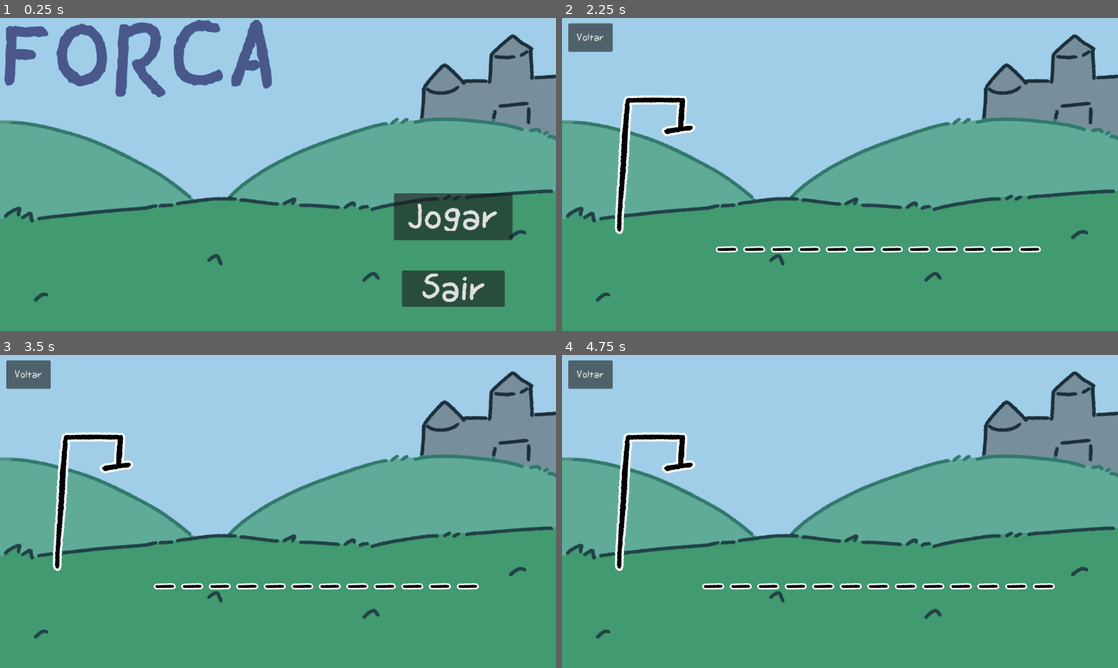
Above: before the commit, frames 1-4 (two rows, left to right).
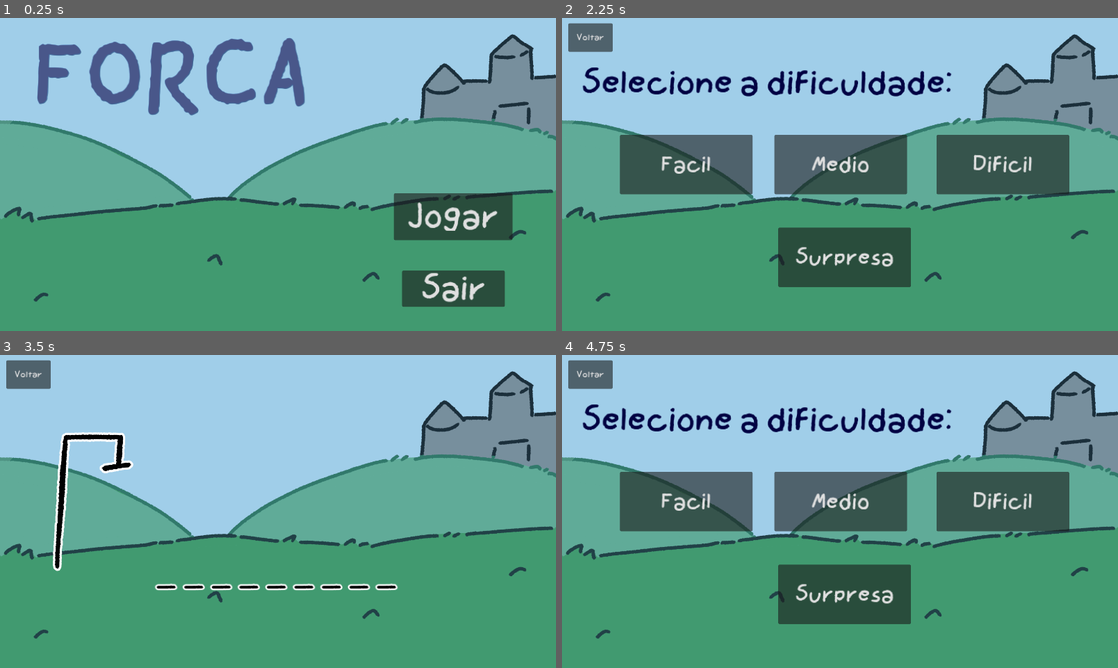
Above: after the commit, the same moments.

Repository: Giu-11/Forca
Game: Godot game, scene res://main.tscn
Same seed, same stepped clock (60 frames per second), same inputs: the game is played once before the commit and once after it.
Inputs (mouse positions are in pixels of both pictures, inside the frame that each line leads up to):
- Up to frame 1 (0.25 s): no input
- Up to frame 2 (2.25 s): click "Jogar" at 0.5 s; click "Voltar" at 1.25 s; click "Jogar" at 2 s
- Up to frame 3 (3.5 s): click (122, 502) at 2.75 s, where only the run after the commit has a clickable "Facil"
- Up to frame 4 (4.75 s): click "Voltar" at 3.5 s; click "Jogar" at 4.25 s

The runs differ from the first frame. In frame 1, 7.2% of the frame differs, in the area x 0-97%, y 0-91%; in frame 2, 22%; in frame 3, 1.0%; in frame 4, 22%, in the area x 2-97%, y 4-86%.

Commit message:
adicionadas dificuldades

Diff:
--- /dev/null
+++ b/dados.gd
@@ -0,0 +1,3 @@
+extends Node
+
+var dificuldade = 'n'
--- a/jogo.gd
+++ b/jogo.gd
@@ -1,6 +1,9 @@
 extends Node2D
 
-var file = "res://outros_assets/br-sem-acentos.txt"
+var dificil = "res://outros_assets/dificil.txt"
+var medio = "res://outros_assets/medio.txt"
+var facil = "res://outros_assets/facil.txt"
+var surpresa = "res://outros_assets/br-sem-acentos.txt"
 var rng = RandomNumberGenerator.new()
 var palavra = []
 var palavrarevelada = []
@@ -14,7 +17,17 @@
 
 
 func _ready():
-	var f = FileAccess.open(file, FileAccess.READ)
+	var arq
+	match Dados.dificuldade:
+		'd':
+			arq = dificil
+		'm':
+			arq = medio
+		'f':
+			arq = facil
+		_:
+			arq = surpresa
+	var f = FileAccess.open(arq, FileAccess.READ)
 	var tamanho = f.get_length()
 	hp = 6
 	print(tamanho)
--- a/main.gd
+++ b/main.gd
@@ -1,7 +1,7 @@
 extends Node2D
 
 func _on_button_pressed():
-	get_tree().change_scene_to_file("res://jogo.tscn")
+	get_tree().change_scene_to_file("res://selecao_dificuldade.tscn")
 
 
 func _on_sair_pressed():
--- a/main.tscn
+++ b/main.tscn
@@ -41,10 +41,10 @@
 anchor_top = 0.5
 anchor_right = 0.5
 anchor_bottom = 0.5
-offset_left = 68.0
-offset_top = 22.0
-offset_right = 638.0
-offset_bottom = 192.0
+offset_left = 136.0
+offset_top = 60.0
+offset_right = 706.0
+offset_bottom = 230.0
 grow_horizontal = 2
 grow_vertical = 2
 theme_override_colors/font_color = Color(0.2862, 0.34119, 0.54, 1)
--- a/project.godot
+++ b/project.godot
@@ -15,12 +15,16 @@
 config/features=PackedStringArray("4.2", "Mobile")
 config/icon="res://outros_assets/icone.png"
 
+[autoload]
+
+Dados="*res://dados.gd"
+
 [display]
 
 window/size/mode=3
 window/size/initial_position_type=0
 window/size/borderless=true
-window/stretch/mode="viewport"
+window/stretch/mode="canvas_items"
 window/stretch/aspect="expand"
 
 [rendering]
--- /dev/null
+++ b/selecao_dificuldade.gd
@@ -0,0 +1,35 @@
+extends Node2D
+
+
+# Called when the node enters the scene tree for the first time.
+func _ready():
+	pass # Replace with function body.
+
+
+# Called every frame. 'delta' is the elapsed time since the previous frame.
+func _process(delta):
+	pass
+
+
+func _on_voltar_pressed():
+	get_tree().change_scene_to_file("res://main.tscn")
+
+
+func _on_surpresa_pressed():
+	Dados.dificuldade = 's'
+	get_tree().change_scene_to_file("res://jogo.tscn")
+
+
+func _on_dificil_pressed():
+	Dados.dificuldade = 'd'
+	get_tree().change_scene_to_file("res://jogo.tscn")
+
+
+func _on_medio_pressed():
+	Dados.dificuldade = "m"
+	get_tree().change_scene_to_file("res://jogo.tscn")
+
+
+func _on_facil_pressed():
+	Dados.dificuldade = "f"
+	get_tree().change_scene_to_file("res://jogo.tscn")
--- /dev/null
+++ b/selecao_dificuldade.tscn
@@ -0,0 +1,83 @@
+[gd_scene load_steps=4 format=3 uid="uid://d1hbosawlplqs"]
+
+[ext_resource type="FontFile" uid="uid://b6y5a14m0e5if" path="res://outros_assets/Myfont-Regular.ttf" id="1_a8s5i"]
+[ext_resource type="Script" path="res://selecao_dificuldade.gd" id="1_ip23p"]
+[ext_resource type="PackedScene" uid="uid://cbvpibdtq2glc" path="res://bg.tscn" id="2_7q6ao"]
+
+[node name="selecao_dificuldade" type="Node2D"]
+script = ExtResource("1_ip23p")
+
+[node name="facil" type="Button" parent="."]
+offset_left = 120.0
+offset_top = 242.0
+offset_right = 395.0
+offset_bottom = 365.0
+theme_override_fonts/font = ExtResource("1_a8s5i")
+theme_override_font_sizes/font_size = 40
+text = "Facil"
+
+[node name="Bg" parent="." instance=ExtResource("2_7q6ao")]
+
+[node name="medio" type="Button" parent="."]
+offset_left = 440.0
+offset_top = 242.0
+offset_right = 715.0
+offset_bottom = 365.0
+theme_override_fonts/font = ExtResource("1_a8s5i")
+theme_override_font_sizes/font_size = 40
+text = "Medio"
+
+[node name="dificil" type="Button" parent="."]
+anchors_preset = 8
+anchor_left = 0.5
+anchor_top = 0.5
+anchor_right = 0.5
+anchor_bottom = 0.5
+offset_left = 776.0
+offset_top = 242.0
+offset_right = 1051.0
+offset_bottom = 365.0
+grow_horizontal = 2
+grow_vertical = 2
+size_flags_horizontal = 4
+size_flags_vertical = 4
+theme_override_fonts/font = ExtResource("1_a8s5i")
+theme_override_font_sizes/font_size = 40
+text = "Dificil
+"
+
+[node name="surpresa" type="Button" parent="."]
+offset_left = 448.0
+offset_top = 434.0
+offset_right = 723.0
+offset_bottom = 557.0
+theme_override_fonts/font = ExtResource("1_a8s5i")
+theme_override_font_sizes/font_size = 40
+text = "Surpresa"
+
+[node name="voltar" type="Button" parent="."]
+offset_left = 13.0
+offset_top = 11.0
+offset_right = 105.0
+offset_bottom = 70.0
+size_flags_horizontal = 4
+size_flags_vertical = 4
+theme_override_fonts/font = ExtResource("1_a8s5i")
+text = "Voltar"
+metadata/_edit_lock_ = true
+
+[node name="texto" type="Label" parent="."]
+offset_left = 40.0
+offset_top = 104.0
+offset_right = 807.0
+offset_bottom = 164.0
+theme_override_colors/font_color = Color(0.00392157, 0.00392157, 0.258824, 1)
+theme_override_fonts/font = ExtResource("1_a8s5i")
+theme_override_font_sizes/font_size = 60
+text = "Selecione a dificuldade:"
+
+[connection signal="pressed" from="facil" to="." method="_on_facil_pressed"]
+[connection signal="pressed" from="medio" to="." method="_on_medio_pressed"]
+[connection signal="pressed" from="dificil" to="." method="_on_dificil_pressed"]
+[connection signal="pressed" from="surpresa" to="." method="_on_surpresa_pressed"]
+[connection signal="pressed" from="voltar" to="." method="_on_voltar_pressed"]
--- a/vc_ganhou.gd
+++ b/vc_ganhou.gd
@@ -7,3 +7,7 @@
 
 func _on_inicio_pressed():
 		get_tree().change_scene_to_file("res://main.tscn")
+
+
+func _on_dificuldade_pressed():
+	get_tree().change_scene_to_file("res://selecao_dificuldade.tscn")
--- a/vc_ganhou.tscn
+++ b/vc_ganhou.tscn
@@ -46,22 +46,32 @@
 metadata/_edit_lock_ = true
 
 [node name="jogar" type="Button" parent="."]
-offset_left = 591.667
+offset_left = 520.0
 offset_top = 693.333
-offset_right = 866.667
+offset_right = 795.0
 offset_bottom = 816.333
 theme_override_fonts/font = ExtResource("3_daulu")
 theme_override_font_sizes/font_size = 40
 text = "Jogar"
 
 [node name="inicio" type="Button" parent="."]
-offset_left = 1065.0
-offset_top = 693.333
-offset_right = 1340.0
-offset_bottom = 816.333
+offset_left = 1133.33
+offset_top = 691.667
+offset_right = 1408.33
+offset_bottom = 814.667
 theme_override_fonts/font = ExtResource("3_daulu")
 theme_override_font_sizes/font_size = 40
 text = "Tela inicial"
 
+[node name="dificuldade" type="Button" parent="."]
+offset_left = 826.667
+offset_top = 693.333
+offset_right = 1101.67
+offset_bottom = 816.333
+theme_override_fonts/font = ExtResource("3_daulu")
+theme_override_font_sizes/font_size = 40
+text = "Dificuldade"
+
 [connection signal="pressed" from="jogar" to="." method="_on_jogar_pressed"]
 [connection signal="pressed" from="inicio" to="." method="_on_inicio_pressed"]
+[connection signal="pressed" from="dificuldade" to="." method="_on_dificuldade_pressed"]
Not shown, changed: export_presets.cfg
Not shown, added: outros_assets/dificil.txt
Not shown, added: outros_assets/facil.txt
Not shown, added: outros_assets/medio.txt
